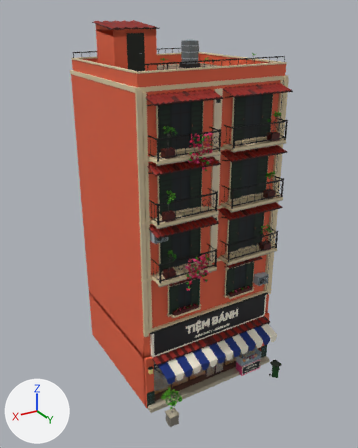
An edit to the FBX model Assets/PhoViet/Art/Streets/PV_StreetShop11.fbx, drawn before and after from the same camera.
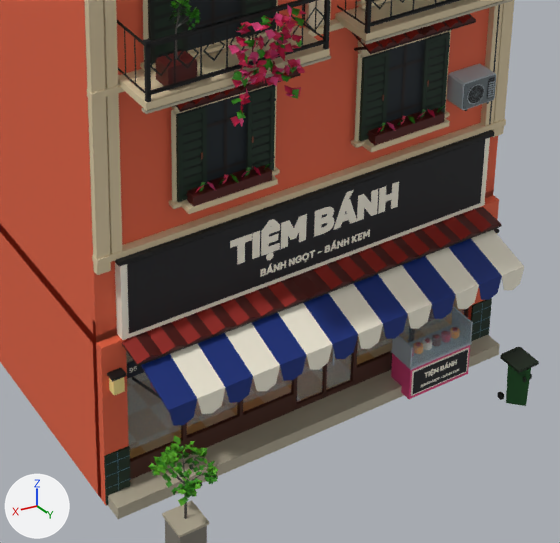
Each version appears first whole from a 50 mm camera at (13.5, 23.0, 20.0) aimed at (0.4, 1.2, 9.1), and next in a close-up on the part from 32% to 81% of the width and 56% to 94% of the height. Every picture has the same lights, and +X, +Y and +Z are marked at lower left. The first two pictures are the older version. Objects named as collision shapes, trigger or cutter boxes, shadow casters or lower levels of detail are left out. Where no turn or scale is listed for an object, it has been applied to the vertices. Vertices at exactly the same position are counted once.

Before the edit, the objects in view are built like this:
```python
me_pv_streetshop11_lod0 = bpy.data.meshes.new('PV_StreetShop11_LOD0')
me_pv_streetshop11_lod0.from_pydata(...)  # 20720 vertices, 14332 faces; spans x -4.2..4.2, y -3.9..6.2, z 0.0..19.6
# faces by material slot: [14327, 5]
me_pv_streetshop11_lod0.materials.append(mat_pv_streetatlas)  # picture img_pv_streetpalette_png
me_pv_streetshop11_lod0.materials.append(mat_pv_streetglass)  # cyan #99c4d6
ob_pv_streetshop11_lod0 = bpy.data.objects.new('PV_StreetShop11_LOD0', me_pv_streetshop11_lod0)
ob_pv_streetshop11_lod0.location = (0.0, 0.0, 0.0)
```
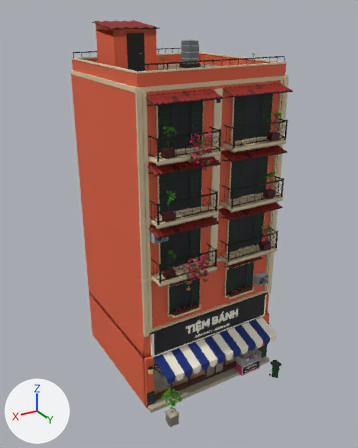
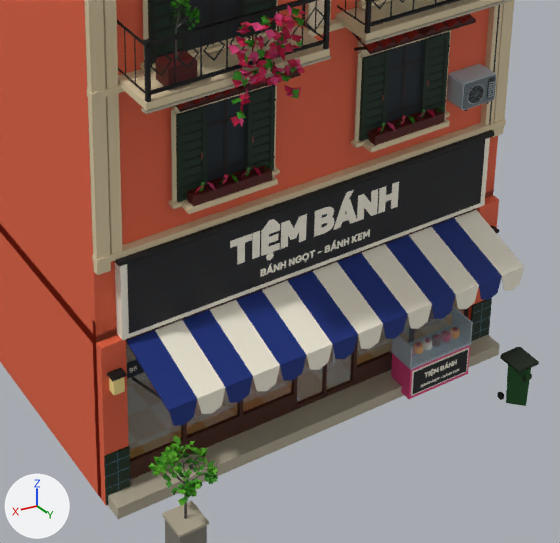
Changed parts and their boxes (x1, y1, x2, y2) in the close-ups (560 x 543 px):
part 1 of me_pv_streetshop11_lod0, deleted
    before: (122, 207, 502, 366)

Edits to the bpy script that builds the scene:
```text
Change me_pv_streetshop11_lod0:
    used by ob_pv_streetshop11_lod0; location = (0.0, 0.0, 0.0)
    remove me_pv_streetshop11_lod0.from_pydata(...)  # 20720 vertices, 14332 faces; spans x -4.2..4.2, y -3.9..6.2, z 0.0..19.6
    add me_pv_streetshop11_lod0.from_pydata(...)  # 20630 vertices, 14278 faces; spans x -4.2..4.2, y -3.9..6.2, z 0.0..19.6
    me_pv_streetshop11_lod0 part 1: the loose piece of 90 vertices spanning x -3.8..3.8, y 3.9..4.6, z 3.1..3.3 is deleted
```
